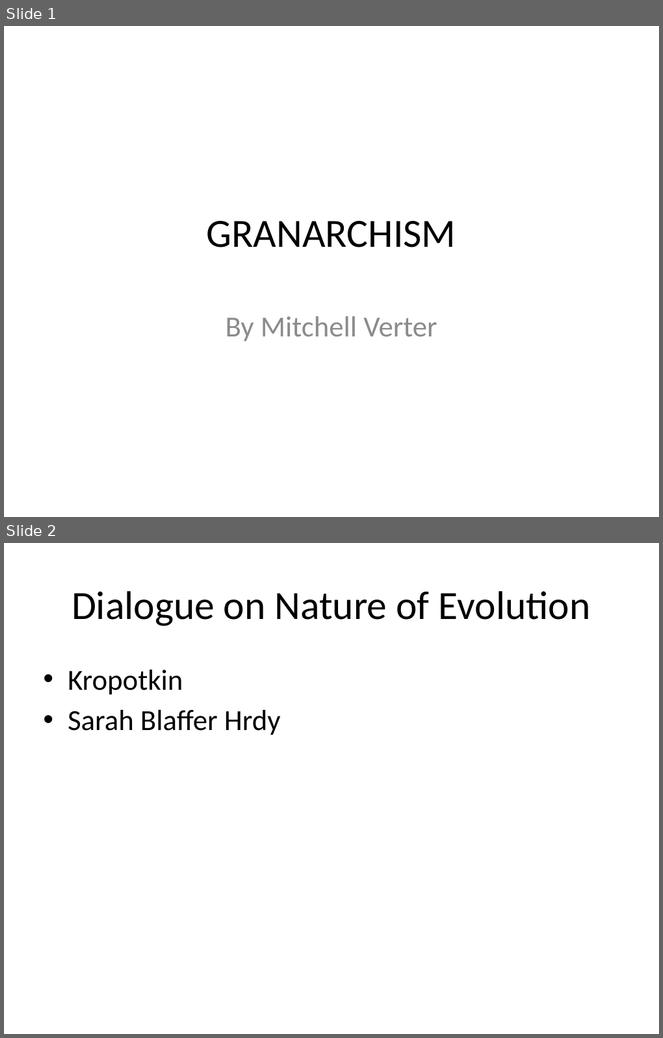
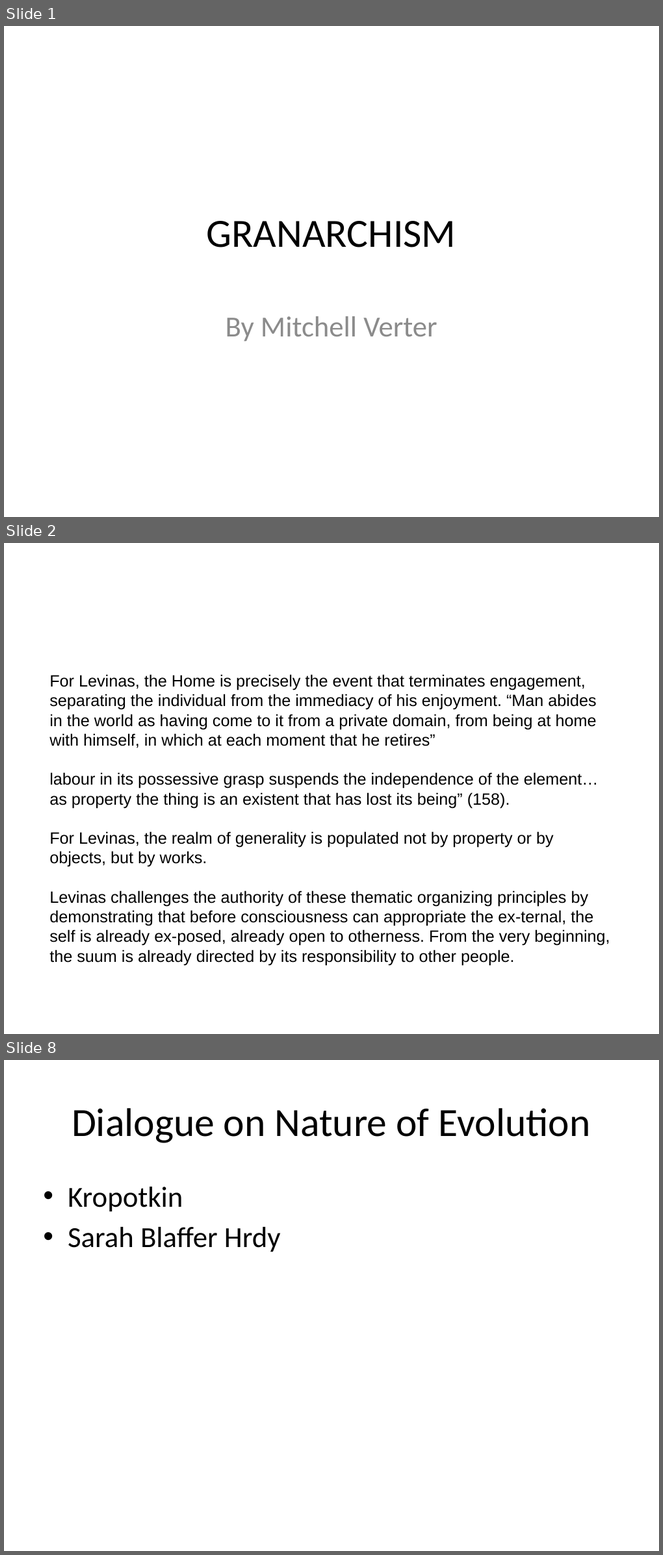
Before and after one commit to mcverter/Dissertation, a slide deck: work/__NEWEST__/KaG/220807_ASN_GRANARCHISM.pptx. Shown one above the other, each under a label of ours: slides 1 and 2 before the commit, slides 1, 2 and 8 after it; the slides between them are not shown. The pictures are 663x1038 and 663x1555 pixels, drawn with LibreOffice and Linux fonts; fonts in the diff are those of the drawing. Boxes give left, top, right and bottom in pixels: in the first picture for what was removed or moved away, otherwise in the second. Text is boxed around its words. In the diff, an @@ line names an element or a change of style, - is before the commit and + after.

```diff
--- a/work/__NEWEST__/KaG/220807_ASN_GRANARCHISM.pptx
+++ b/work/__NEWEST__/KaG/220807_ASN_GRANARCHISM.pptx
@@ slide 2 added at [4, 543, 659, 1034], background #FFFFFF @@
@@ text added at [50, 674, 610, 946], 18 pt, text #000000 @@
+For Levinas, the Home is precisely the event that terminates engagement, separating the individual from the immediacy of his enjoyment. “Man abides in the world as having come to it from a private domain, from being at home with himself, in which at each moment that he retires”
+labour in its possessive grasp suspends the independence of the element… as property the thing is an existent that has lost its being” (158).
+For Levinas, the realm of generality is populated not by property or by objects, but by works.
+Levinas challenges the authority of these thematic organizing principles by demonstrating that before consciousness can appropriate the ex-ternal, the self is already ex-posed, already open to otherness. From the very beginning, the suum is already directed by its responsibility to other people.
@@ what was slide 2 is now slide 8 @@
```
Also in this commit, not shown: 5 other slides added, 2 other files.
